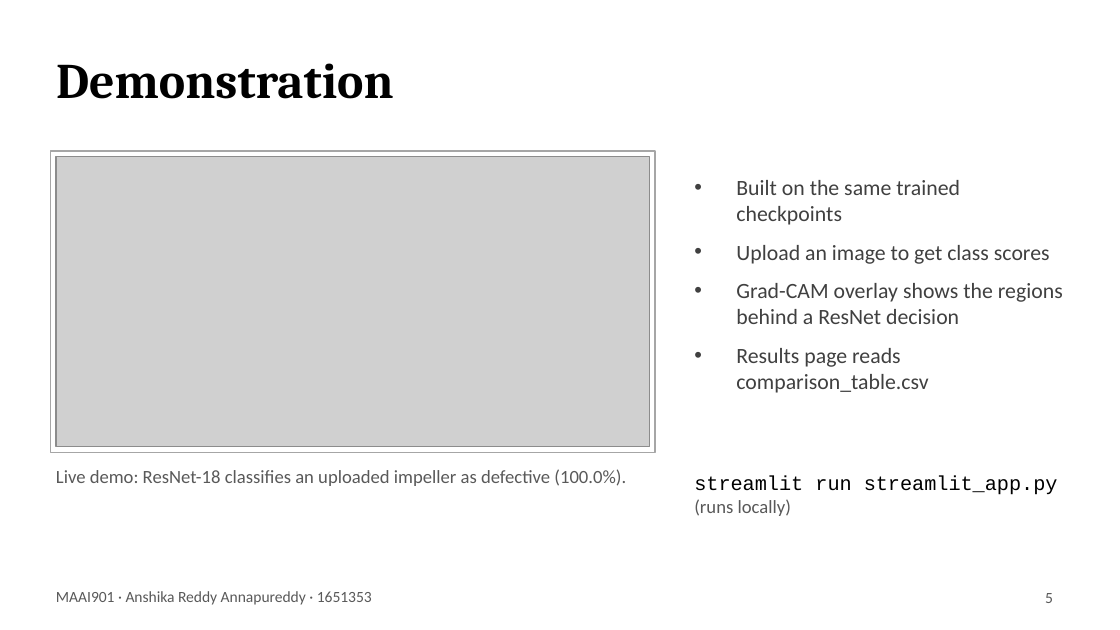
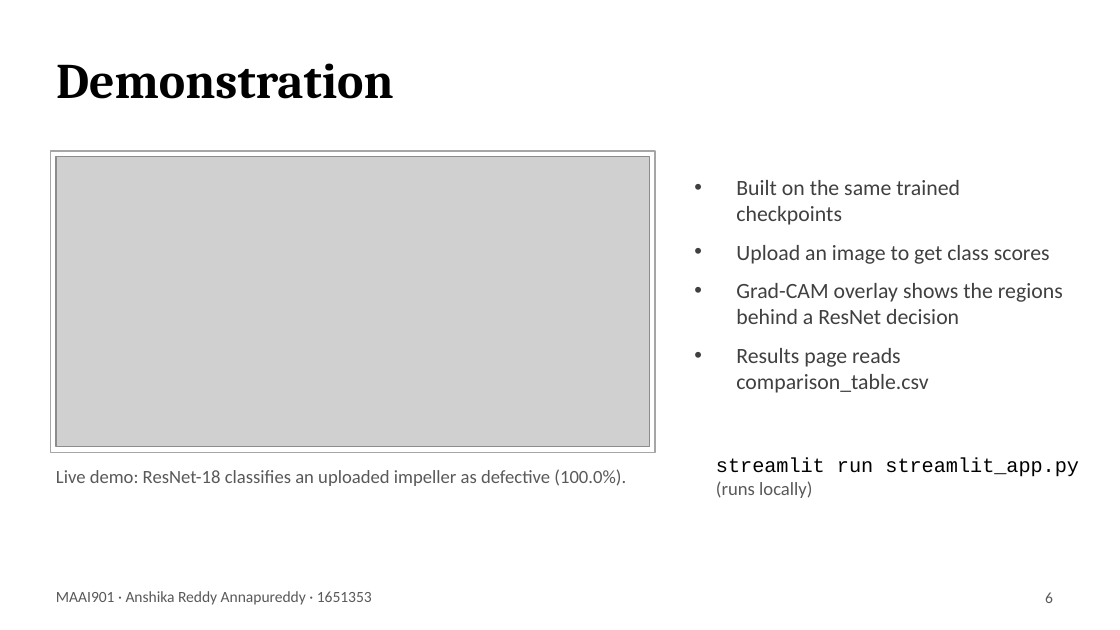
Before and after one commit to anshikareddy403/casting-defect-vit-resnet, a slide deck: slide 6 of report/Casting_Defect_Inspection_Presentation.pptx (slide 5 before the commit). Drawn at 1120x630 pixels with LibreOffice and Linux fonts; fonts in the diff are those of the drawing; grey boxes stand for pictures. Boxes give left, top, right and bottom in pixels: in the first picture for what was removed or moved away, otherwise in the second. Text is boxed around its words. In the diff, an @@ line names an element or a change of style, - is before the commit and + after.

```diff
--- a/report/Casting_Defect_Inspection_Presentation.pptx
+++ b/report/Casting_Defect_Inspection_Presentation.pptx
@@ text "streamlit run streamlit_app.py": place and size @@
-text "streamlit run streamlit_app.py" at bbox=[694, 476, 1058, 516]
+text "streamlit run streamlit_app.py" at bbox=[716, 458, 1079, 498]
@@ page number at bbox=[1045, 592, 1053, 603]: text changed @@
-5
+6
```
Also in this commit, not shown: 3 other slides changed, 1 slide added, 3 other files.
